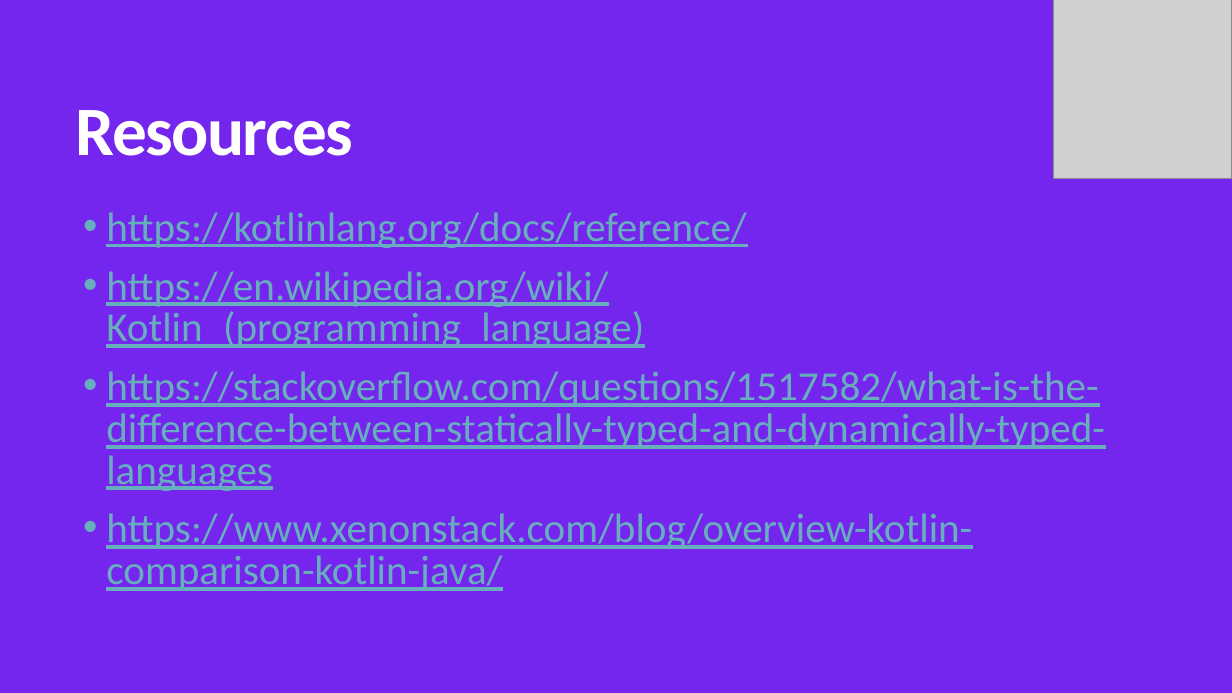
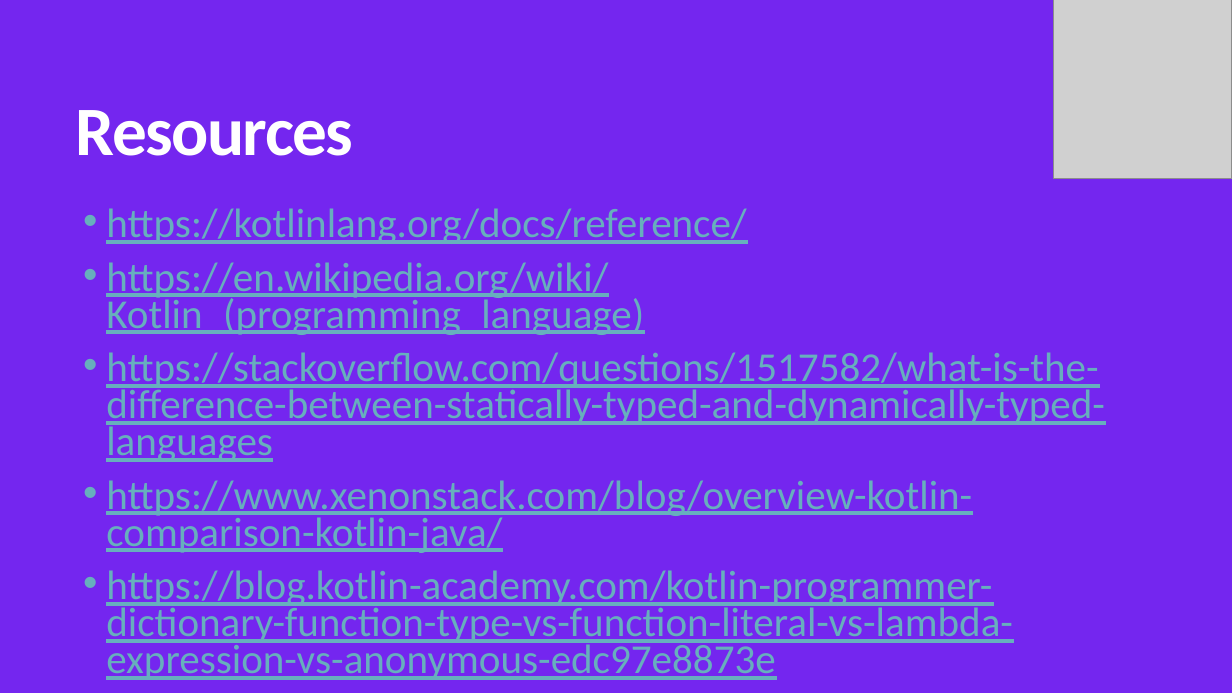
Before and after one commit to MohamedWael/Kotlin-crash-course, a slide deck: slide 35 of kotlin_intro.pptx (slide 23 before the commit). Drawn at 1232x693 pixels with LibreOffice and Linux fonts; fonts in the diff are those of the drawing; grey boxes stand for pictures. Boxes give left, top, right and bottom in pixels: in the first picture for what was removed or moved away, otherwise in the second. Text is boxed around its words. In the diff, an @@ line names an element or a change of style, - is before the commit and + after.

Commit message:
adding function definition

```diff
--- a/kotlin_intro.pptx
+++ b/kotlin_intro.pptx
@@ text at [106, 208, 1105, 553]: line spacing 0.85 to 0.75 @@
@@ text at [106, 570, 1013, 680]: paragraph added @@
+• https://blog.kotlin-academy.com/kotlin-programmer-dictionary-function-type-vs-function-literal-vs-lambda-expression-vs-anonymous-edc97e8873e
```
Also in this commit, not shown: 1 other slide changed, 12 slides added, 1 other file.
